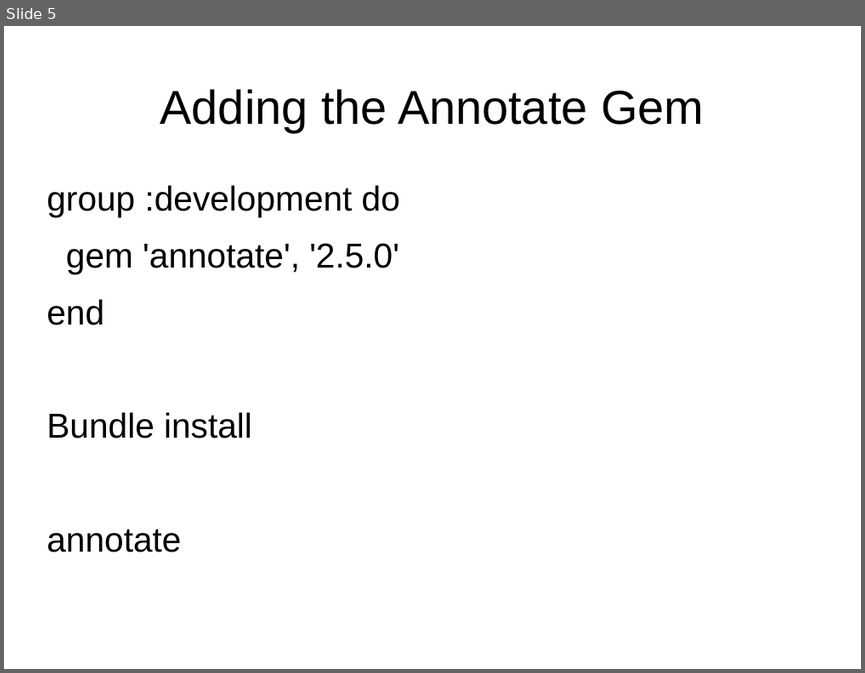
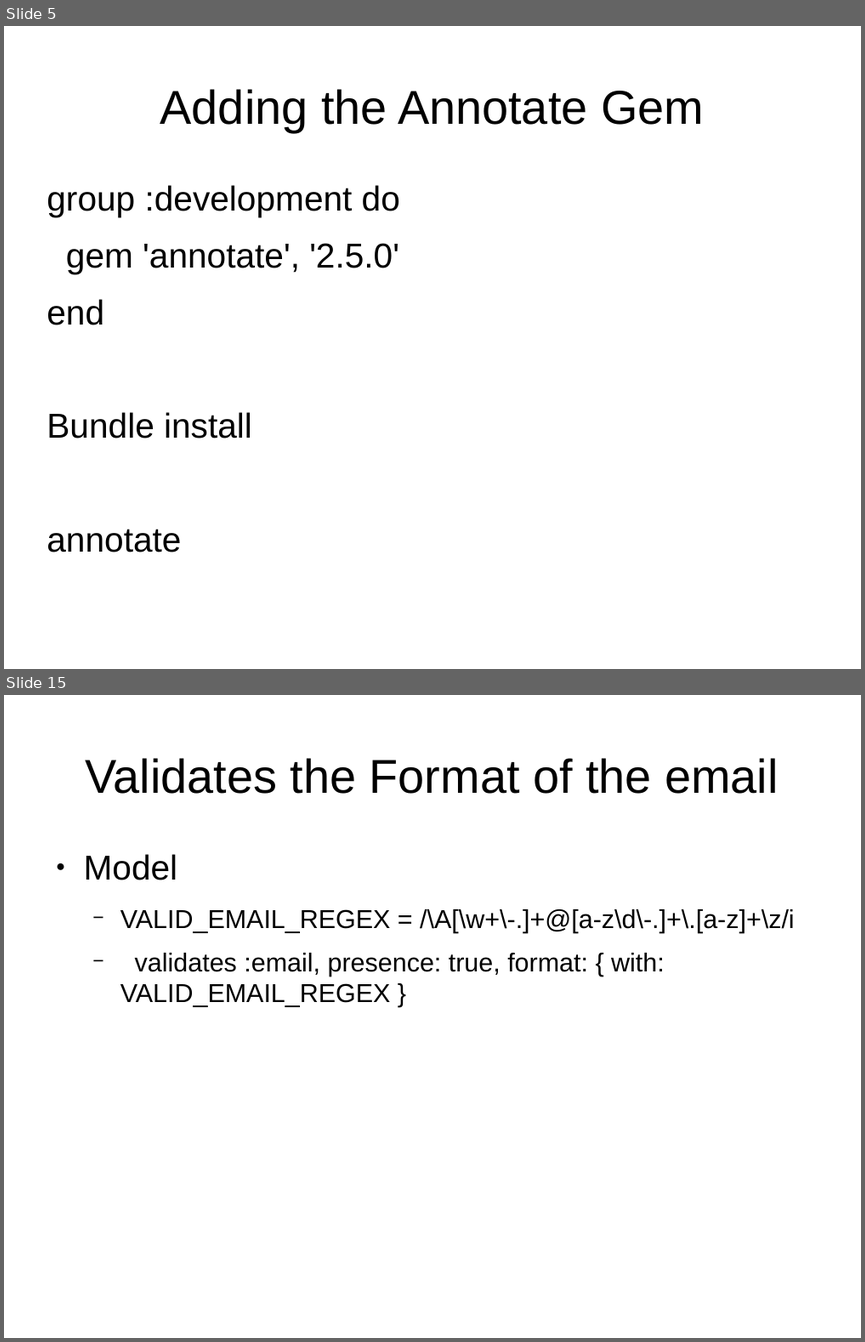
Before and after one commit to EmeraldCityProgrammingGroup/presentations-2013, a slide deck: ModelingUsers.odp. Shown one above the other, each under a label of ours: slide 5 before the commit, slides 5 and 15 after it; the slides between them are not shown. The pictures are 865x673 and 865x1342 pixels, drawn with LibreOffice and Linux fonts; fonts in the diff are those of the drawing. Boxes give left, top, right and bottom in pixels: in the first picture for what was removed or moved away, otherwise in the second. Text is boxed around its words. In the diff, an @@ line names an element or a change of style, - is before the commit and + after.

Commit message:
Have ch6 done through the validations

```diff
--- a/ModelingUsers.odp
+++ b/ModelingUsers.odp
@@ slide 15 added at [4, 695, 861, 1338], background #FFFFFF @@
@@ title added at [86, 758, 778, 794], 44 pt, text #000000 @@
+Validates the Format of the email
@@ text added at [84, 854, 794, 1007], 24 pt, text #000000 @@
+● Model
+  − VALID_EMAIL_REGEX = /\A[\w+\-.]+@[a-z\d\-.]+\.[a-z]+\z/i
+  − validates :email, presence: true, format: { with: VALID_EMAIL_REGEX }
```
Also in this commit, not shown: 13 other slides added.
